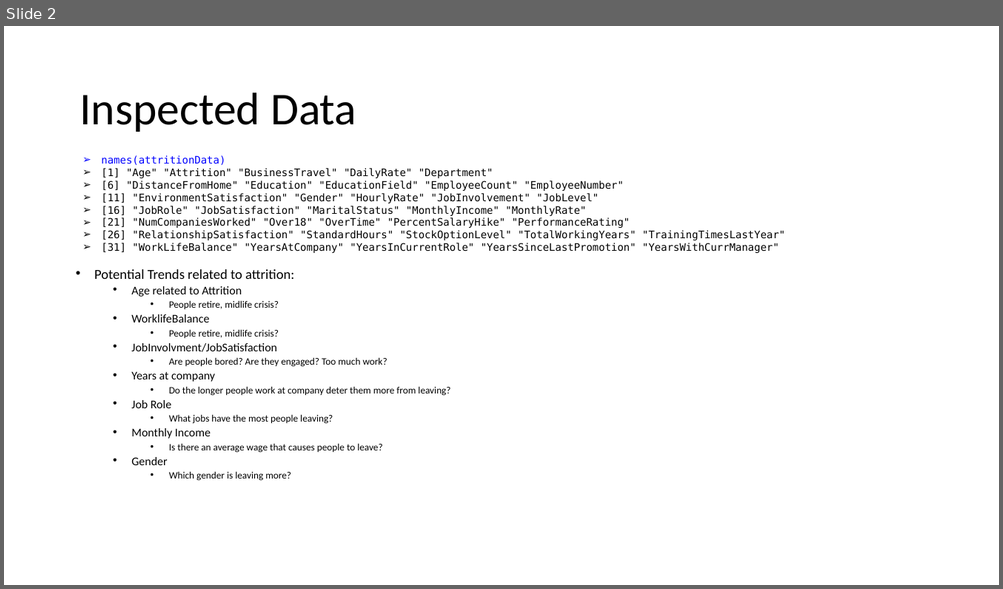
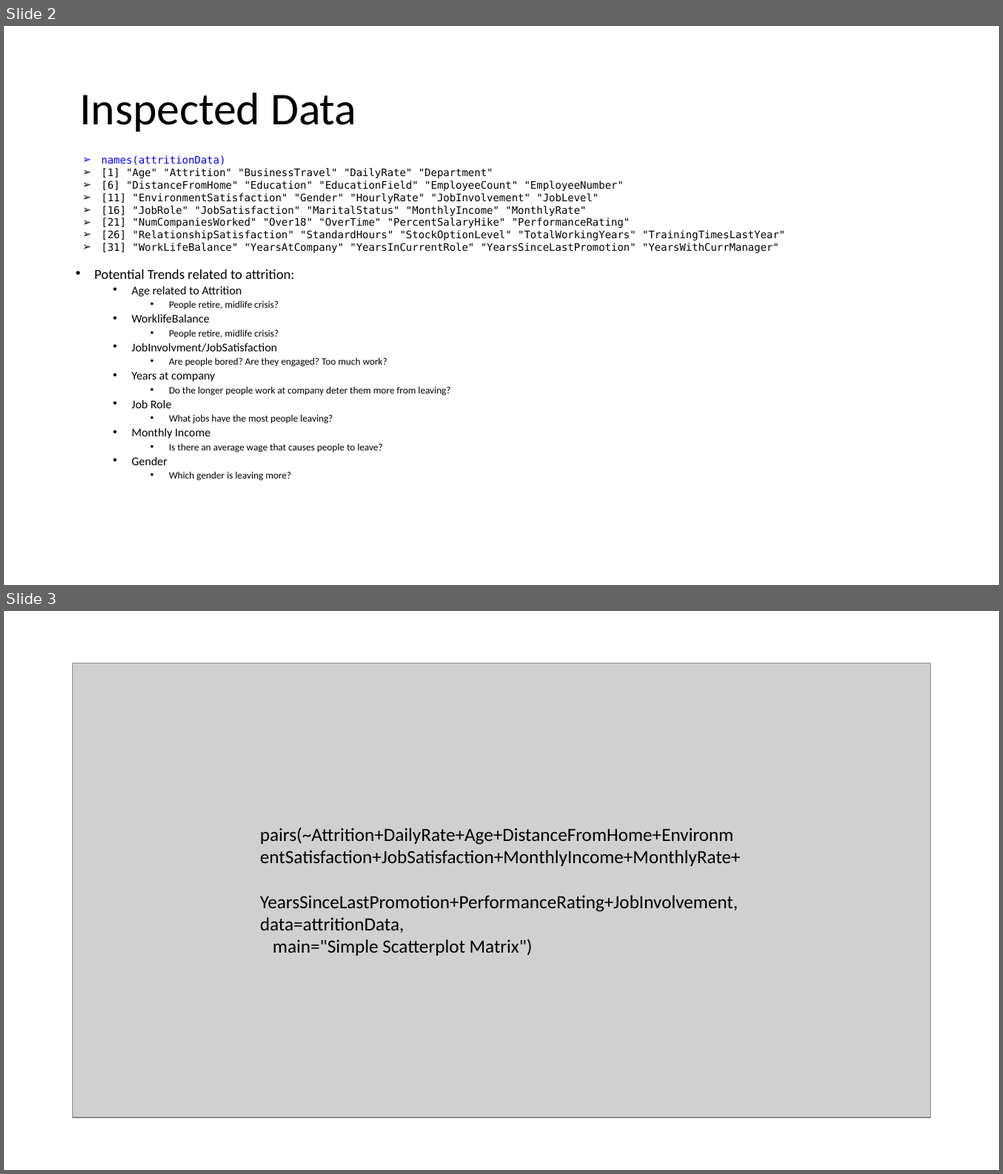
Before and after one commit to vazquezs123/DATA_SCIENCE_CS02, a slide deck: case_study_02_presentation.pptx. Shown one above the other, each under a label of ours: slide 2 before the commit, slides 2 and 3 after it. The pictures are 1003x589 and 1003x1174 pixels, drawn with LibreOffice and Linux fonts; fonts in the diff are those of the drawing; grey boxes stand for pictures. Boxes give left, top, right and bottom in pixels: in the first picture for what was removed or moved away, otherwise in the second. Text is boxed around its words. In the diff, an @@ line names an element or a change of style, - is before the commit and + after.

```diff
--- a/case_study_02_presentation.pptx
+++ b/case_study_02_presentation.pptx
@@ slide 3 added at [4,611,999,1170], background #FFFFFF @@
@@ picture added at [73,664,930,1118] @@
@@ text added at [260,828,740,956], 18 pt, text #000000 @@
+pairs(~Attrition+DailyRate+Age+DistanceFromHome+EnvironmentSatisfaction+JobSatisfaction+MonthlyIncome+MonthlyRate+
+YearsSinceLastPromotion+PerformanceRating+JobInvolvement,data=attritionData,
+main="Simple Scatterplot Matrix")
```
Also in this commit, not shown: 5 other slides added, 1 slide removed, 1 other file.
